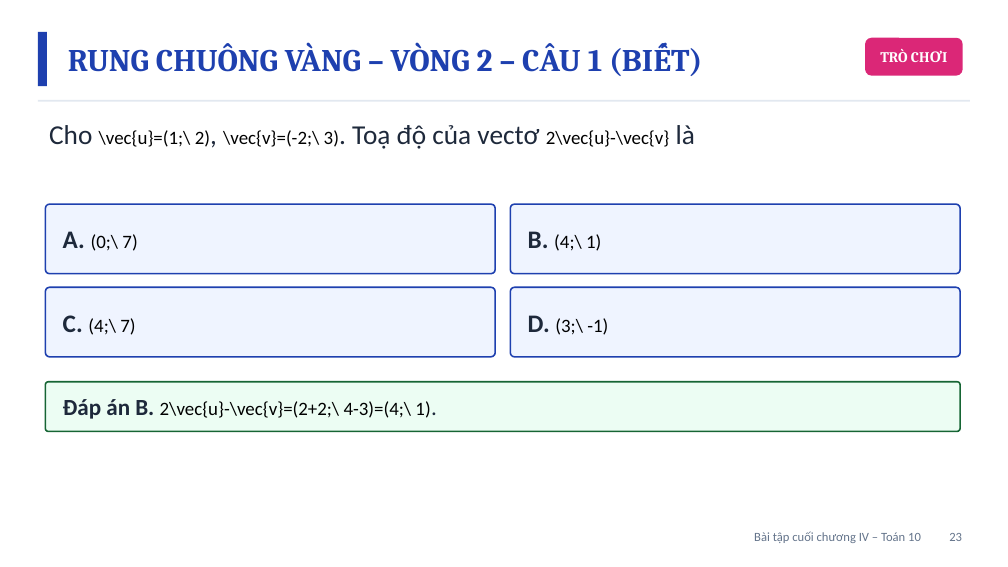
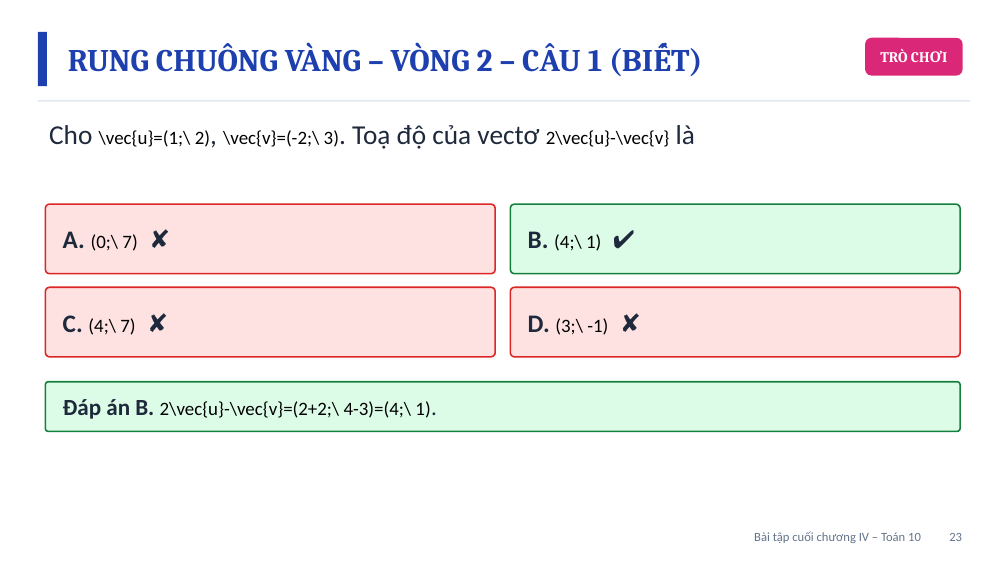
Before and after one commit to Trangtu66/Taode_thi_online, a slide deck: slide 23 of mon/toan/slide/lop10/BaiGiangDienTu_TOAN10_BaiTapCuoiChuong4_T38.pptx. Drawn at 1008x567 pixels with LibreOffice and Linux fonts; fonts in the diff are those of the drawing. Boxes give left, top, right and bottom in pixels: in the first picture for what was removed or moved away, otherwise in the second. Text is boxed around its words. In the diff, an @@ line names an element or a change of style, - is before the commit and + after.

```diff
--- a/mon/toan/slide/lop10/BaiGiangDienTu_TOAN10_BaiTapCuoiChuong4_T38.pptx
+++ b/mon/toan/slide/lop10/BaiGiangDienTu_TOAN10_BaiTapCuoiChuong4_T38.pptx
@@ rounded rectangle: place and size @@
-rounded rectangle at <box>510,287,960,357</box>
+rounded rectangle at <box>510,204,960,274</box>
@@ rounded rectangle at <box>510,204,960,274</box>: fill #EFF4FF to #DCFCE7; outline #1E40AF 1.5 pt to #15803D 1.5 pt @@
@@ text at <box>63,231,137,251</box>: text changed @@
-A. (0;\ 7)
+A. (0;\ 7) ✘
@@ text at <box>528,231,601,251</box>: text changed @@
-B. (4;\ 1)
+B. (4;\ 1) ✔
@@ fill #EFF4FF to #FEE2E2; outline #1E40AF 1.5 pt to #DC2626 1.5 pt in 3 elements at <box>45,204,495,274</box>, <box>45,287,495,357</box>, <box>510,287,960,357</box> @@
@@ rounded rectangle: place and size @@
-rounded rectangle at <box>510,204,960,274</box>
+rounded rectangle at <box>510,287,960,357</box>
@@ text at <box>63,315,135,335</box>: text changed @@
-C. (4;\ 7)
+C. (4;\ 7) ✘
@@ text at <box>528,315,608,335</box>: text changed @@
-D. (3;\ -1)
+D. (3;\ -1) ✘
@@ rounded rectangle at <box>45,382,960,432</box>: fill #ECFDF3 to #DCFCE7; outline #166534 1.5 pt to #15803D 1.5 pt @@
```
Also in this commit, not shown: 13 other slides changed, 37 other files.
